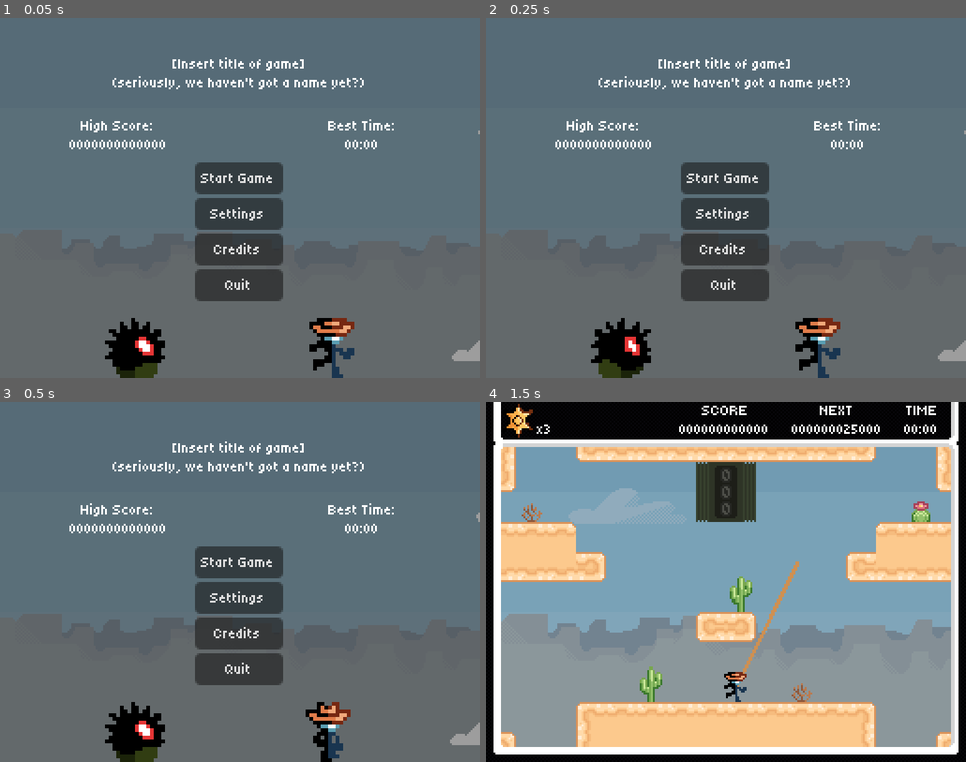
Above: before the commit, frames 1-4 (two rows, left to right).
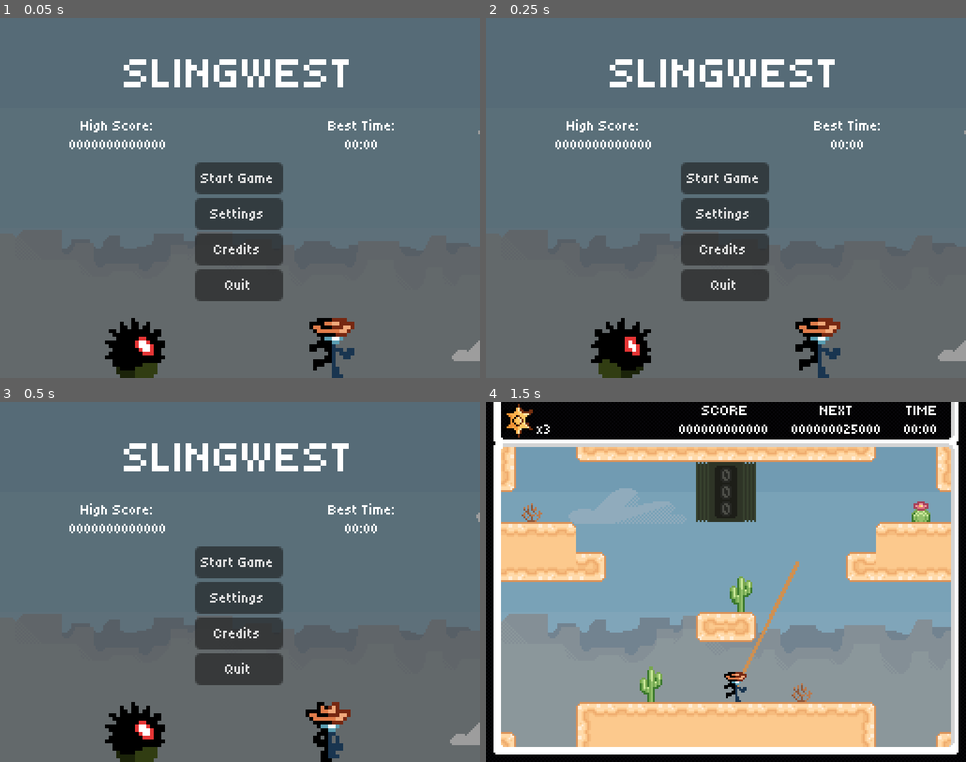
Above: after the commit, the same moments.

Repository: Jcodefox/GMTK-2025
Game: Godot game, scene res://scenes/topscenes/title_topscene.tscn
Same seed, same stepped clock (60 frames per second), same inputs: the game is played once before the commit and once after it.
Inputs (mouse positions are in pixels of both pictures, inside the frame that each line leads up to):
- Up to frame 1 (0.05 s): no input
- Up to frame 2 (0.25 s): no input
- Up to frame 3 (0.5 s): no input
- Up to frame 4 (1.5 s): click "Start Game" at 0.5 s; move the mouse to (831, 564) at 1.27 s; press the mouse at (831, 564) at 1.28 s; hold D (move_right) from 1.28 s (still down)

The runs differ from the first frame. In frame 1, 1.7% of the frame differs, in the area x 23-76%, y 10-20%; in frame 2, 1.7%; in frame 3, 1.7%; in frame 4, nothing differs.

Commit message:
Update game title text

Diff:
--- a/scenes/topscenes/title_topscene.tscn
+++ b/scenes/topscenes/title_topscene.tscn
@@ -66,8 +66,7 @@
 grow_horizontal = 2
 theme = ExtResource("1_yqnk8")
 bbcode_enabled = true
-text = "[Insert title of game]
-(seriously, we haven't got a name yet?)"
+text = "[font_size=24]SLINGWEST[/font_size]"
 horizontal_alignment = 1
 vertical_alignment = 1
 metadata/_edit_use_anchors_ = true
Not shown: 1 places in scenes/topscenes/title_topscene.tscn that only renumber resources
